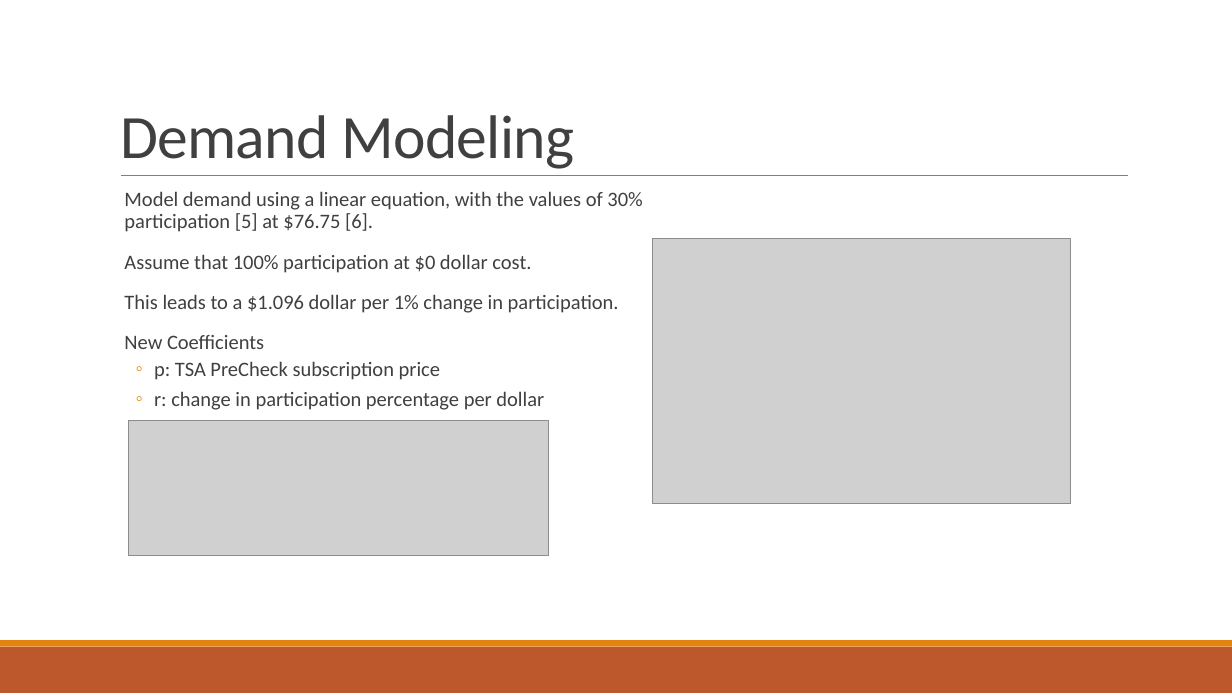
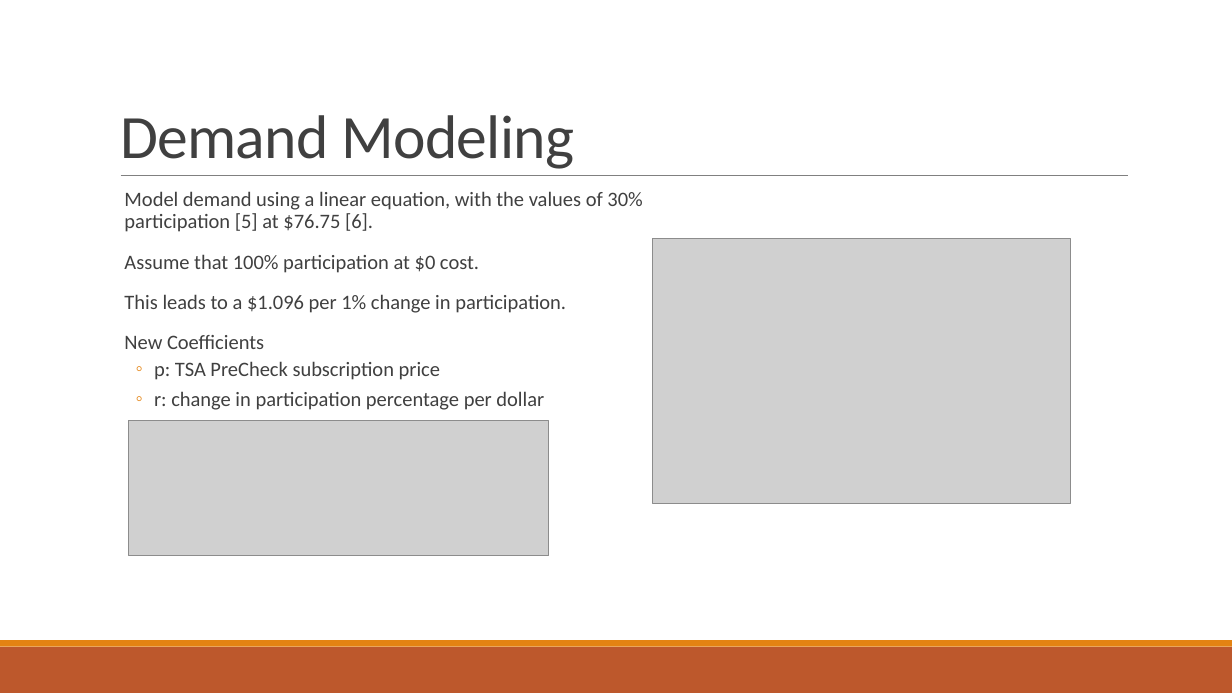
Before and after one commit to kayleeisokay/AM115_HW, a slide deck: slide 11 of Group Project 2/Analysis of Airport Security With Queuing Theory.pptx. Drawn at 1232x693 pixels with LibreOffice and Linux fonts; fonts in the diff are those of the drawing; grey boxes stand for pictures. Boxes give left, top, right and bottom in pixels: in the first picture for what was removed or moved away, otherwise in the second. Text is boxed around its words. In the diff, an @@ line names an element or a change of style, - is before the commit and + after.

Commit message:
Add files via upload
fixed typos

```diff
--- a/Group Project 2/Analysis of Airport Security With Queuing Theory.pptx
+++ b/Group Project 2/Analysis of Airport Security With Queuing Theory.pptx
@@ text at (124, 254, 566, 313): text changed @@
-  Assume that 100% participation at $0 dollar cost.
-  This leads to a $1.096 dollar per 1% change in participation.
+  Assume that 100% participation at $0 cost.
+  This leads to a $1.096 per 1% change in participation.
```
Also in this commit, not shown: 10 other slides changed.
